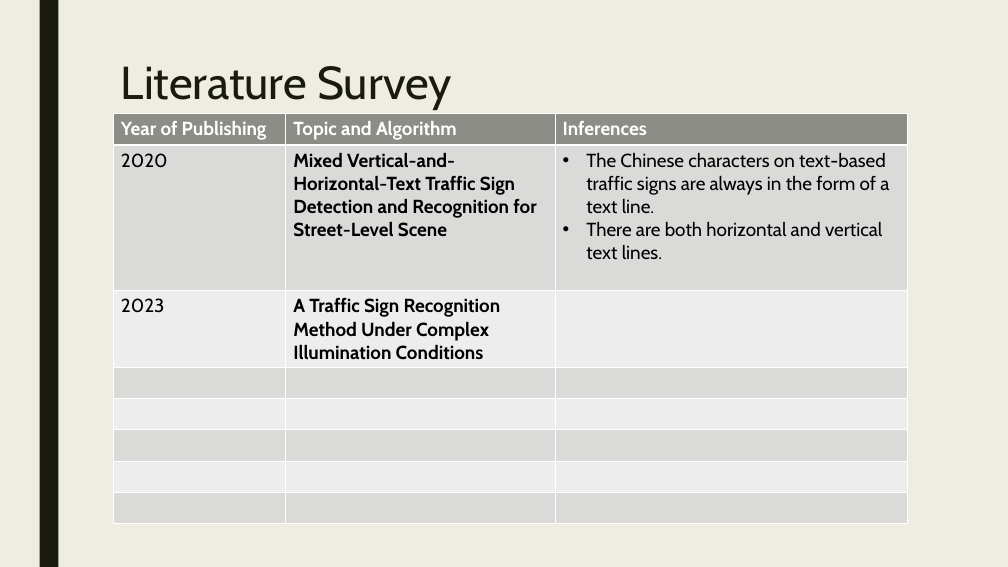
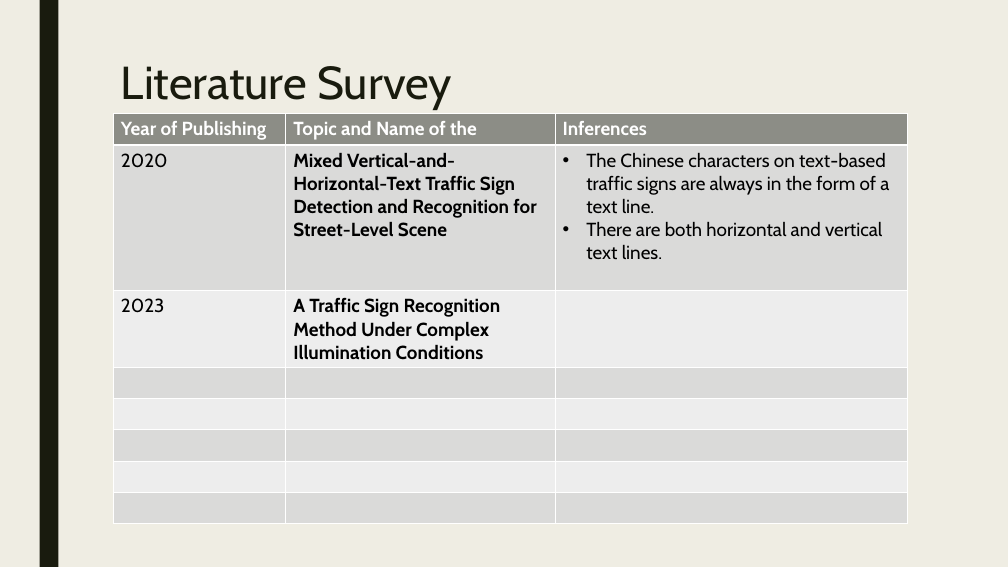
Before and after one commit to ADITYAz2002/Minor-Project, a slide deck: slide 10 of Zeroth Review 2.pptx. Drawn at 1008x567 pixels with LibreOffice and Linux fonts; fonts in the diff are those of the drawing. Boxes give left, top, right and bottom in pixels: in the first picture for what was removed or moved away, otherwise in the second. Text is boxed around its words. In the diff, an @@ line names an element or a change of style, - is before the commit and + after.

```diff
--- a/Zeroth Review 2.pptx
+++ b/Zeroth Review 2.pptx
@@ table at box(113, 114, 907, 523) @@
-row 1, column 2: Topic and Algorithm
+row 1, column 2: Topic and Name of the
```
Also in this commit, not shown: 1 other file.
